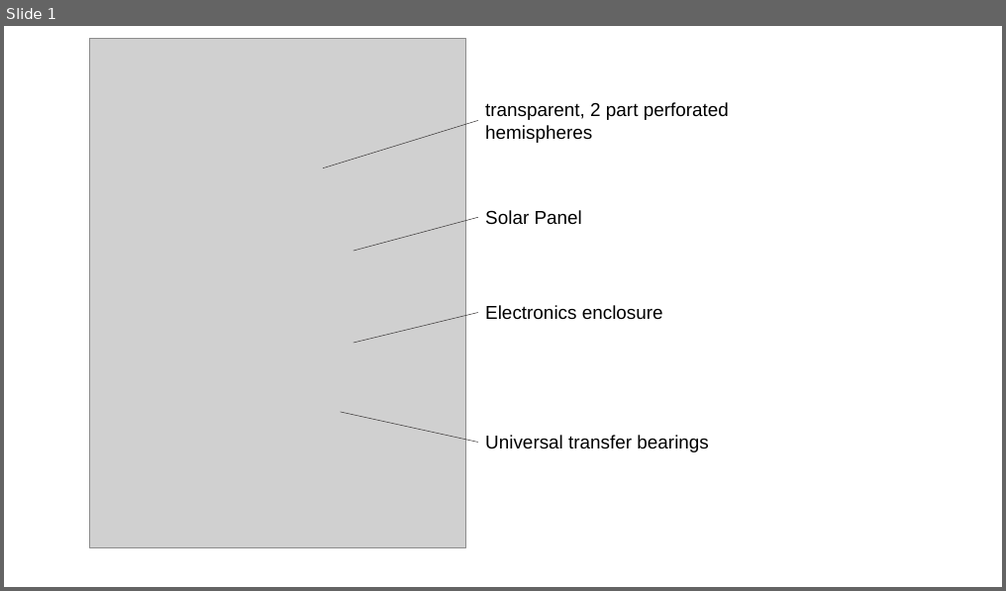
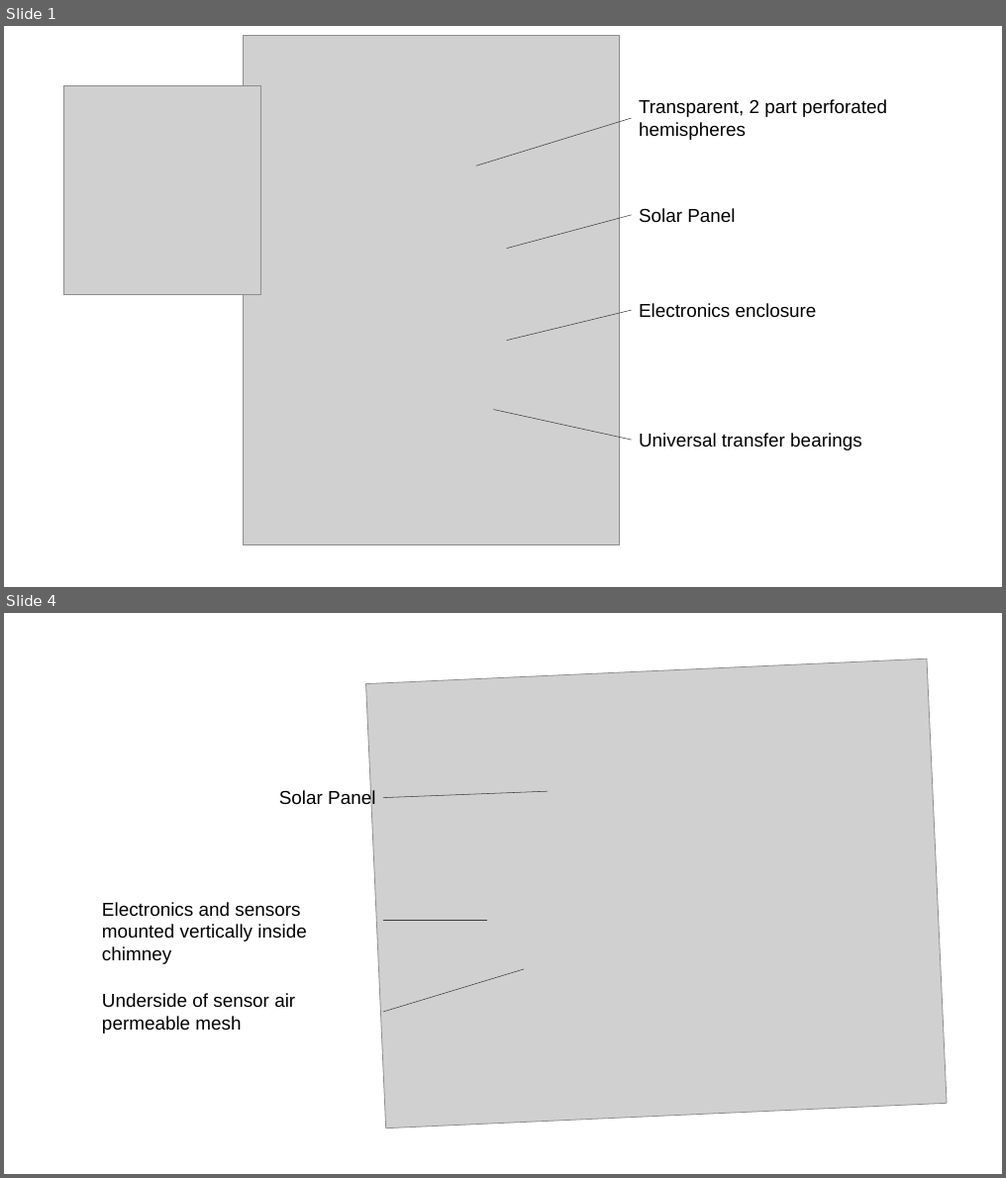
Before and after one commit to mjribeiro/AI-Challenge-2020, a slide deck: Written Report/Engineering_hardware/Engineering_hardware_Figures/engineering_figures_ppt.pptx. Shown one above the other, each under a label of ours: slide 1 before the commit, slides 1 and 4 after it; the slides between them are not shown. The pictures are 1006x591 and 1006x1178 pixels, drawn with LibreOffice and Linux fonts; fonts in the diff are those of the drawing; grey boxes stand for pictures. Boxes give left, top, right and bottom in pixels: in the first picture for what was removed or moved away, otherwise in the second. Text is boxed around its words. In the diff, an @@ line names an element or a change of style, - is before the commit and + after.

```diff
--- a/Written Report/Engineering_hardware/Engineering_hardware_Figures/engineering_figures_ppt.pptx
+++ b/Written Report/Engineering_hardware/Engineering_hardware_Figures/engineering_figures_ppt.pptx
@@ slide 4 added at (x1=4, y1=613, x2=1002, y2=1174), background #FFFFFF @@
@@ picture added at (x1=366, y1=659, x2=947, y2=1129) @@
@@ text added at (x1=279, y1=790, x2=375, y2=809), 18 pt, text #000000 @@
+Solar Panel
@@ line added from (548, 791) to (383, 798), #3B3838 0.5 pt @@
@@ text added at (x1=102, y1=902, x2=306, y2=964), 18 pt, text #000000 @@
+Electronics and sensors mounted vertically inside chimney
@@ line added from (487, 920) to (383, 920), #3B3838 0.5 pt @@
@@ text added at (x1=102, y1=993, x2=295, y2=1034), 18 pt, text #000000 @@
+Underside of sensor air permeable mesh
@@ line added from (524, 969) to (383, 1012), #3B3838 0.5 pt @@
@@ slide 1 changed as well @@
@@ picture added at (x1=63, y1=86, x2=261, y2=295) @@
@@ text at (x1=639, y1=99, x2=887, y2=140): text changed @@
-transparent, 2 part perforated hemispheres
+Transparent, 2 part perforated hemispheres
@@ 2 lines, 1 picture, 1 text moved together from (x1=90, y1=38, x2=582, y2=548) to (x1=244, y1=35, x2=735, y2=545) @@
@@ 2 texts, 2 lines moved together from (x1=323, y1=120, x2=708, y2=453) to (x1=476, y1=118, x2=861, y2=451) @@
```
Also in this commit, not shown: 2 other slides added, 1 slide removed, 19 other files.
